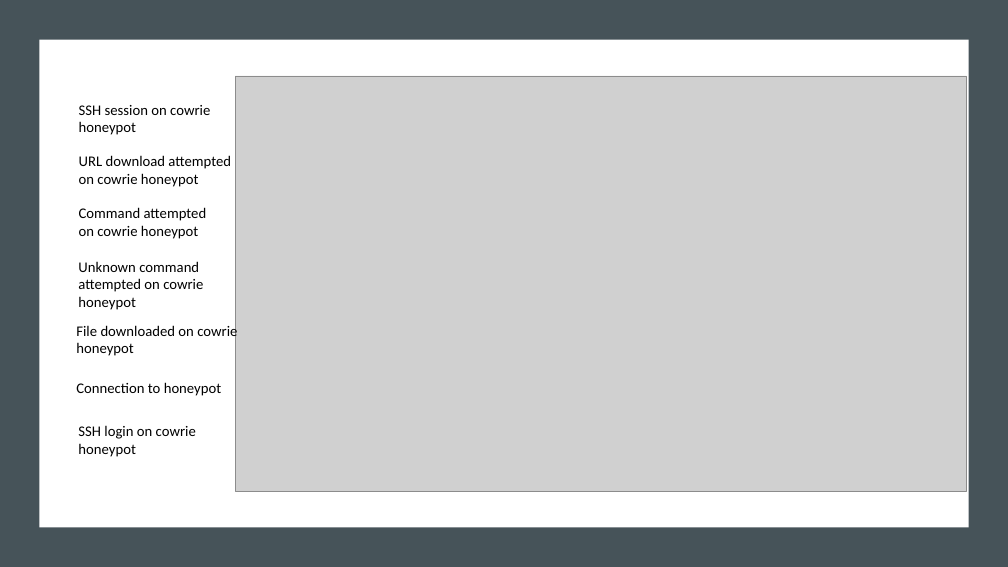
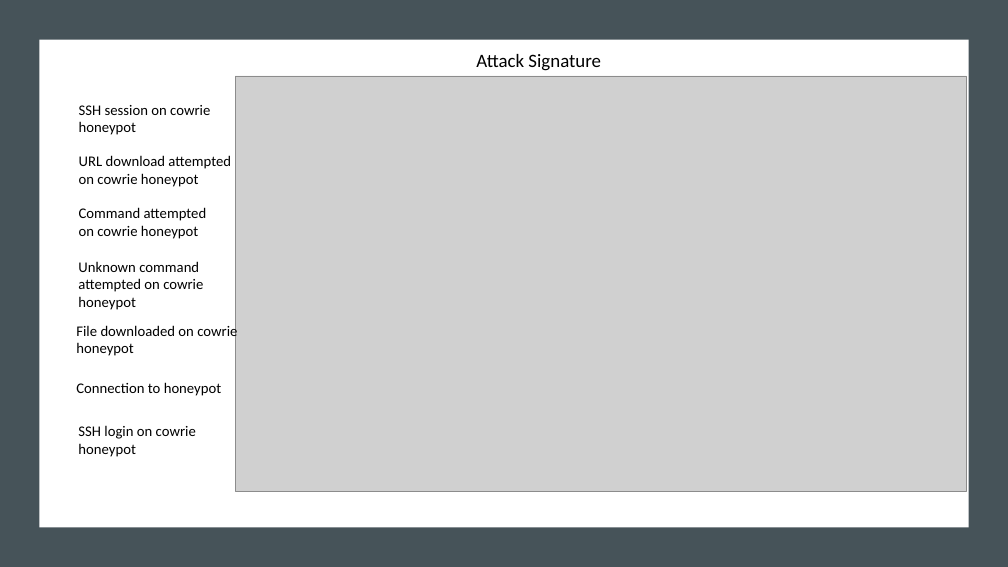
Before and after one commit to rijish45/Security-Analytics, a slide deck: slide 11 of Data+Presentation.pptx. Drawn at 1008x567 pixels with LibreOffice and Linux fonts; fonts in the diff are those of the drawing; grey boxes stand for pictures. Boxes give left, top, right and bottom in pixels: in the first picture for what was removed or moved away, otherwise in the second. Text is boxed around its words. In the diff, an @@ line names an element or a change of style, - is before the commit and + after.

```diff
--- a/Data+Presentation.pptx
+++ b/Data+Presentation.pptx
@@ text added at <box>476,54,601,71</box>, 18 pt, text #000000 @@
+Attack Signature
```
Also in this commit, not shown: 1 other slide changed, 1 slide added.
